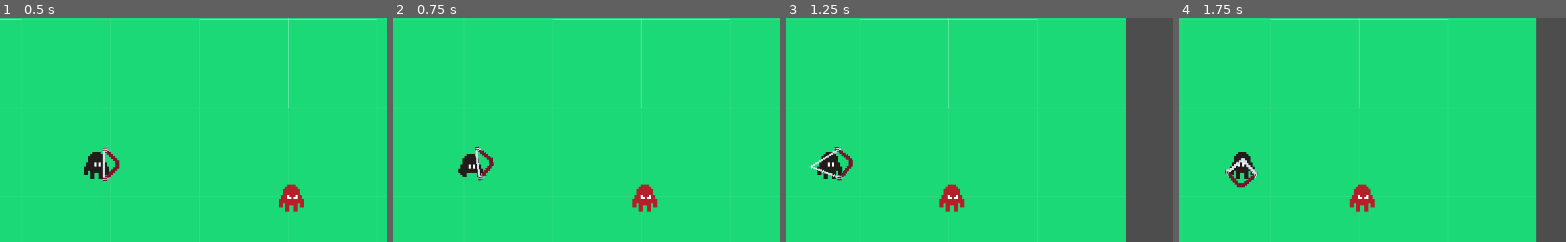
Above: before the commit, frames 1-4 (left to right).
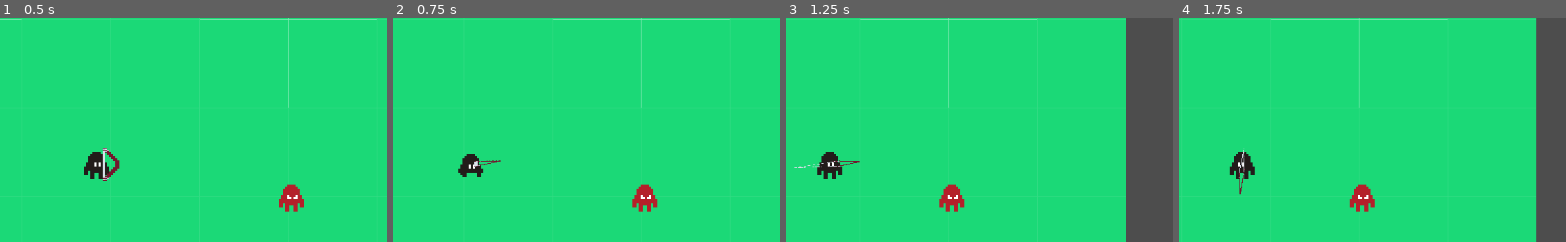
Above: after the commit, the same moments.

Repository: jogoCode/HuntThatShit
Game: Godot game, scene res://Scenes/Level/main.tscn
The game is run twice, just before and just after one commit, with the same random seed, the same clock (stepped at 60 frames per second) and the same inputs.
Inputs (mouse positions are % of the whole screen's width and height, from its top left):
- Up to frame 1 (0.5 s): no input
- Up to frame 2 (0.75 s): tap Enter at 0.5 s; move the mouse to (74, 45) at 0.52 s; press the mouse at (74, 45) at 0.53 s; hold Right (ui_right) from 0.53 s (still down)
- Up to frame 3 (1.25 s): keep holding Right (ui_right)
- Up to frame 4 (1.75 s): release Right (ui_right) at 1.25 s; release the mouse at (74, 45) at 1.25 s; drag from (31, 55) to (46, 70) at 1.27 s
The pictures show only the part of the screen within x 39-89%, y 17-67%; the shares and areas given below are measured in that part.

Frame 1 is identical in both runs. In frame 2, 0.4% of the frame differs, in the area x 20-28%, y 57-73%; in frame 3, 0.5%, in the area x 2-20%, y 57-73%; in frame 4, 0.5%.

Commit message:
add bow feed back

Diff:
--- a/Nodes/HealthSystem.gd
+++ b/Nodes/HealthSystem.gd
@@ -15,14 +15,17 @@
 func ApplyDamage(damage):
 	if(_hp <= 0):
 		Death.emit();
-	var particle = _hitParticle.instantiate();
-	particle.position = get_parent().global_position;
-	particle.emitting = true;
-	add_child(particle);
+	createFx();
 	_hp-= damage;
 	_hp = clamp(_hp,0,_maxHp);
 	for nodes in get_parent().get_children():
 		nodes.emit_signal("SetVelocity",damage);
 
+func createFx():
+	var particle = _hitParticle.instantiate();
+	particle.position = get_parent().global_position;
+	particle.emitting = true;
+	add_child(particle);
+
 func _on_apply_damage_event(damage):
 	ApplyDamage(damage);
--- a/Nodes/Oscillator.gd
+++ b/Nodes/Oscillator.gd
@@ -11,16 +11,23 @@
 var _displacement:float;
 var _damp:float = 16.3;
 
+#------- ScaleMode
+
+var _baseScale;
+
 enum modes{
 	ROTATION,
 	SCALE
 }
 
+func _ready():
+	match _mode:
+		modes.SCALE:
+			_baseScale = _target.scale;
+
 func _process(delta):
 	Oscillator(delta);
 	match _mode:
-		modes.ROTATION:
-			pass;
 		modes.SCALE:
 			ScaleMode();
 
@@ -37,7 +44,8 @@
 	_damp = damp;
 
 func ScaleMode():
-	_target.scale =  Vector2(3,3)+ Vector2(_displacement,-_displacement) * 2;
+	_target.scale =  _baseScale+ Vector2(_displacement,-_displacement) * 2;
 
 func _on_set_velocity(amplitude):
+	print("uiyhuih")
 	_velocity = amplitude;
--- a/Scenes/Actor/weapon.tscn
+++ b/Scenes/Actor/weapon.tscn
@@ -68,9 +68,12 @@
 animation = &"Shoot"
 frame_progress = 0.642993
 
-[node name="Oscillator" type="Node" parent="."]
+[node name="Oscillator" type="Node" parent="." node_paths=PackedStringArray("_target")]
 script = ExtResource("4_8vvlw")
+_target = NodePath("../AnimatedSprite2D")
+_mode = 1
 
 [connection signal="ChangedState" from="." to="." method="_on_changed_state"]
 [connection signal="Released" from="." to="." method="_on_released"]
 [connection signal="Shoot" from="." to="." method="_on_shoot"]
+[connection signal="SetVelocity" from="Oscillator" to="Oscillator" method="_on_set_velocity"]
--- a/Scripts/Weapon/Weapon.gd
+++ b/Scripts/Weapon/Weapon.gd
@@ -50,9 +50,12 @@
 
 func _on_shoot():
 	$AnimatedSprite2D.speed_scale = 1;
+	for nodes in get_children():
+		nodes.emit_signal("SetVelocity",randf_range(17,20));
 	$AnimatedSprite2D.play("Shoot");
 
 func _on_released():
+	#----------------Creation arrow -------------->
 	var arrow = _arrowScene.instantiate();
 	arrow._speed = arrow._speed*$AnimatedSprite2D.frame/2;
 	if($AnimatedSprite2D.frame == 4):
@@ -60,5 +63,8 @@
 	arrow.transform = global_transform;
 	arrow._owner = get_parent();
 	createArrow.emit(arrow);
+	#-------------------- End -------------------
+	for nodes in get_children():
+		nodes.emit_signal("SetVelocity",20);
 	$AnimatedSprite2D.frame = 1;
 	$AnimatedSprite2D.speed_scale = 0;
--- a/TODO.cfg
+++ b/TODO.cfg
@@ -2,3 +2,4 @@
 
 item0="Changer l'emetteur de particule
 "
+item1="Ajouter un fonction pour creer des projectiles dans le weapon"
